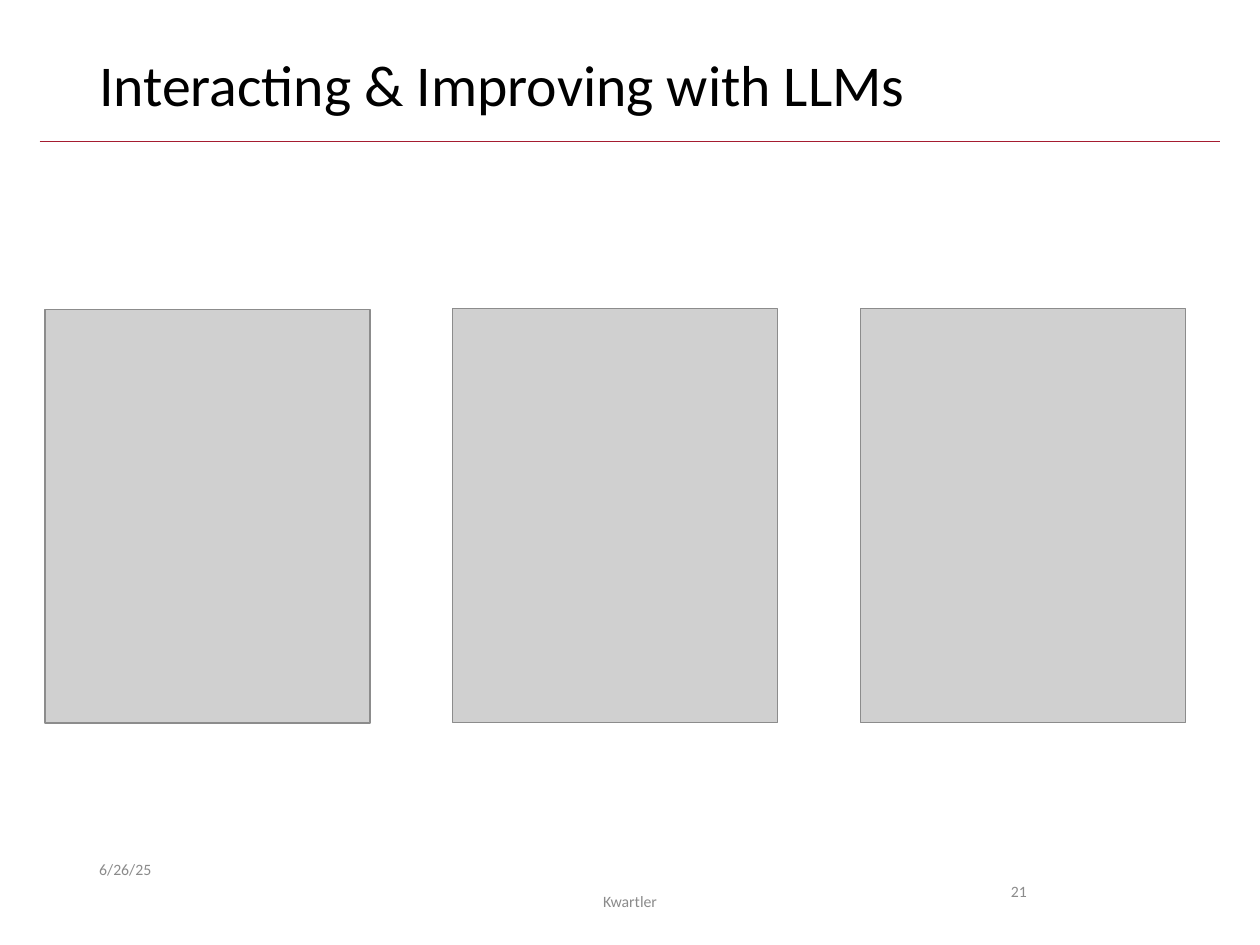
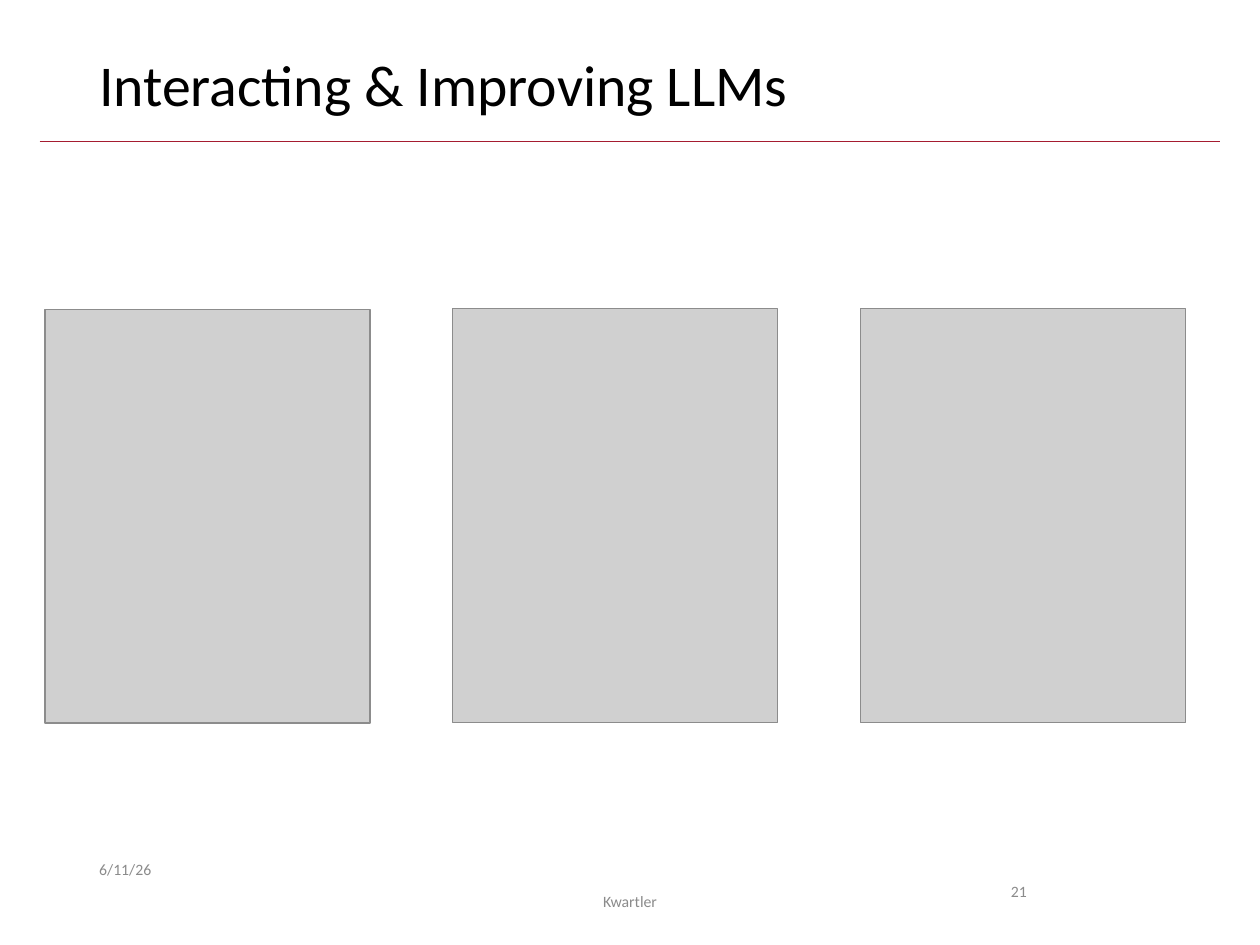
Before and after one commit to kwartler/GSERM_2025, a slide deck: slide 21 of lessons/Day5/A_TextVectors_RAG_compressed.pptx. Drawn at 1260x945 pixels with LibreOffice and Linux fonts; fonts in the diff are those of the drawing; grey boxes stand for pictures. Boxes give left, top, right and bottom in pixels: in the first picture for what was removed or moved away, otherwise in the second. Text is boxed around its words. In the diff, an @@ line names an element or a change of style, - is before the commit and + after.

```diff
--- a/lessons/Day5/A_TextVectors_RAG_compressed.pptx
+++ b/lessons/Day5/A_TextVectors_RAG_compressed.pptx
@@ title at (x1=99, y1=66, x2=787, y2=116): text changed @@
-Interacting & Improving with LLMs
+Interacting & Improving LLMs
@@ text at (x1=99, y1=864, x2=151, y2=876): text changed @@
-6/26/25
+6/11/26
```
Also in this commit, not shown: 31 other slides changed, 2 slides added, 22 other files.
